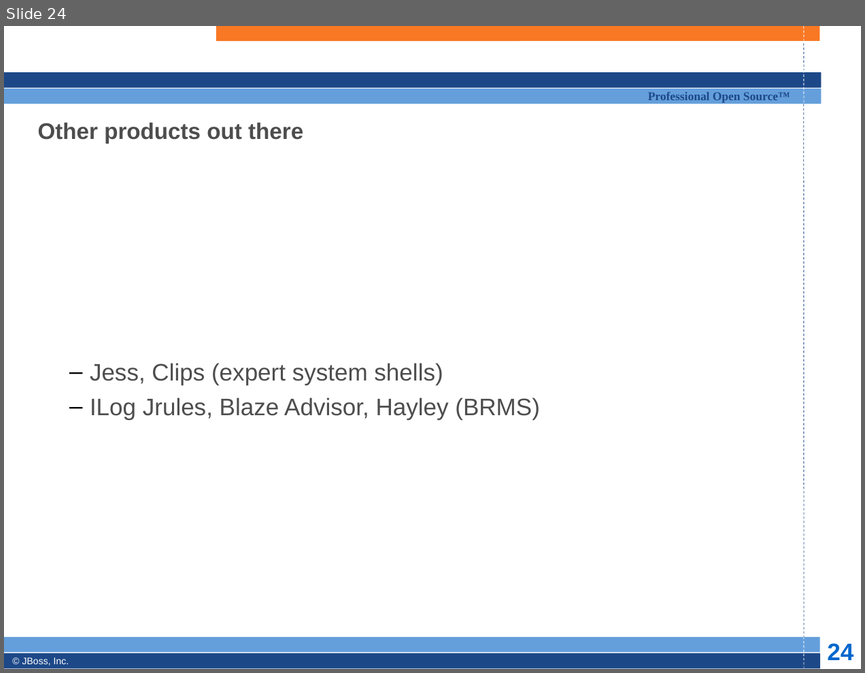
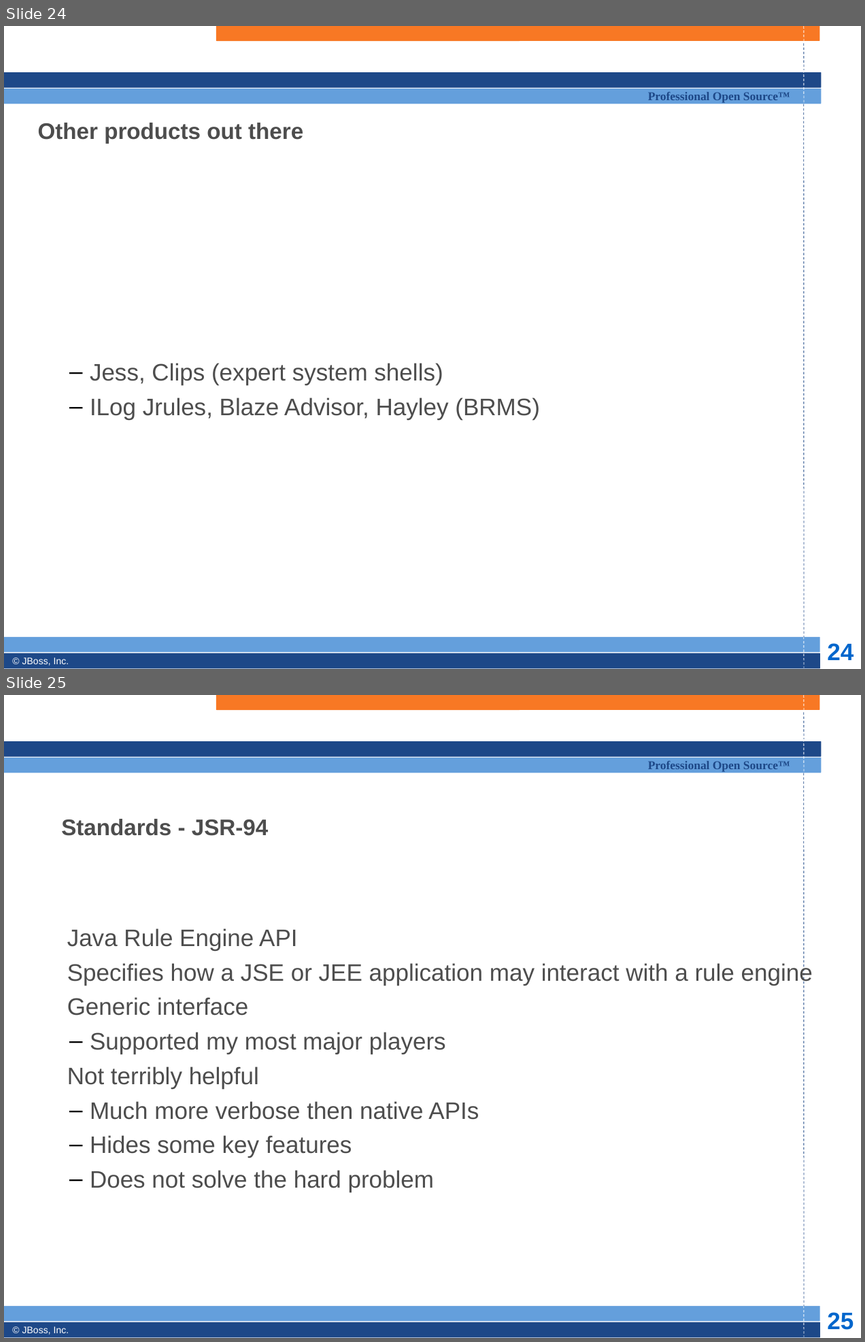
Before and after one commit to bobmcwhirter/drools, a slide deck: documentation/training/developers-course/Module 1 - Introduction.odp. Shown one above the other, each under a label of ours: slide 24 before the commit, slides 24 and 25 after it. The pictures are 865x673 and 865x1342 pixels, drawn with LibreOffice and Linux fonts; fonts in the diff are those of the drawing; background and template pictures are left out. Boxes give left, top, right and bottom in pixels: in the first picture for what was removed or moved away, otherwise in the second. Text is boxed around its words. In the diff, an @@ line names an element or a change of style, - is before the commit and + after.

```diff
--- a/documentation/training/developers-course/Module 1 - Introduction.odp
+++ b/documentation/training/developers-course/Module 1 - Introduction.odp
@@ slide 25 added at <box>4,695,861,1338</box>, background #FFFFFF; not listed: 13 template elements that a slide beside it also shows @@
@@ title added at <box>61,819,269,836</box>, 19 pt, text #4D4D4D, bold @@
+Standards - JSR-94
@@ subtitle added at <box>67,928,813,1192</box>, 20 pt, text #4D4D4D @@
+  Java Rule Engine API
+  Specifies how a JSE or JEE application may interact with a rule engine
+  Generic interface
+  – Supported my most major players
+  Not terribly helpful
+  – Much more verbose then native APIs
+  – Hides some key features
+  – Does not solve the hard problem
```
Also in this commit, not shown: 2 other slides added.
